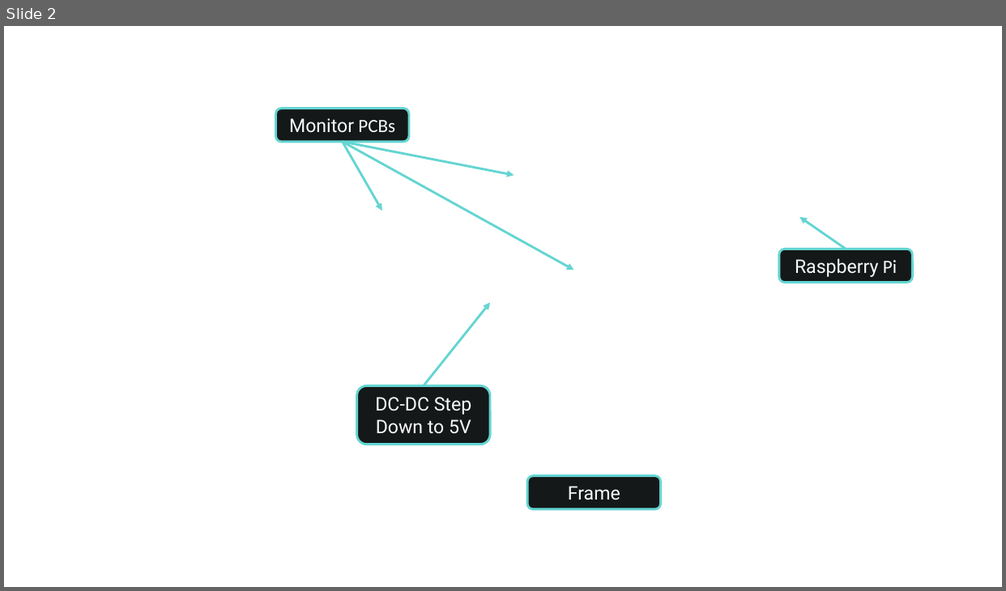
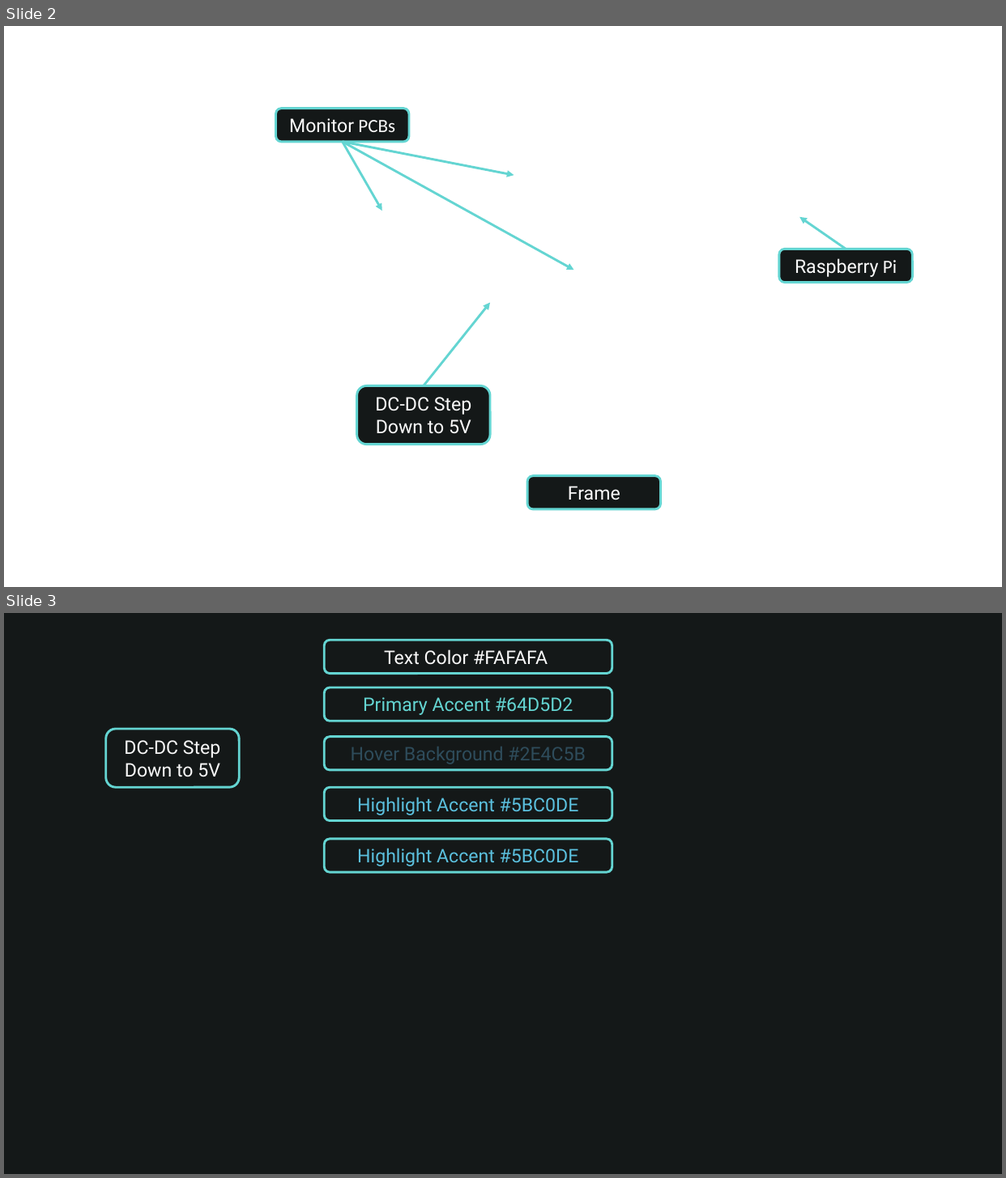
Before and after one commit to KOZ-Enterprises/ggbsite, a slide deck: assets/docs/annotations.pptx. Shown one above the other, each under a label of ours: slide 2 before the commit, slides 2 and 3 after it. The pictures are 1006x591 and 1006x1178 pixels, drawn with LibreOffice and Linux fonts; fonts in the diff are those of the drawing; background and template pictures are left out. Boxes give left, top, right and bottom in pixels: in the first picture for what was removed or moved away, otherwise in the second. Text is boxed around its words. In the diff, an @@ line names an element or a change of style, - is before the commit and + after.

```diff
--- a/assets/docs/annotations.pptx
+++ b/assets/docs/annotations.pptx
@@ slide 3 added at [4,613,1002,1174], background #141818 @@
@@ rounded rectangle added at [325,640,612,674], fill #141818, outline #64D5D2 2.25 pt, 18 pt, text #FAFAFA @@
+Text Color #FAFAFA
@@ rounded rectangle added at [325,688,612,722], fill #141818, outline #64D5D2 2.25 pt, 18 pt, text #64D5D2 @@
+Primary Accent #64D5D2
@@ rounded rectangle added at [106,729,239,787], fill #141818, outline #64D5D2 2.25 pt, 18 pt, text #FAFAFA @@
+DC-DC Step Down to 5V
@@ rounded rectangle added at [325,736,612,770], fill #141818, outline #64D5D2 2.25 pt, 18 pt, text #2E4C5B @@
+Hover Background #2E4C5B
@@ rounded rectangle added at [325,787,612,821], fill #141818, outline #64D5D2 2.25 pt, 18 pt, text #5BC0DE @@
+Highlight Accent #5BC0DE
@@ rounded rectangle added at [325,839,612,873], fill #141818, outline #64D5D2 2.25 pt, 18 pt, text #5BC0DE @@
+Highlight Accent #5BC0DE
```
Also in this commit, not shown: 1 other slide added, 1 other file.
